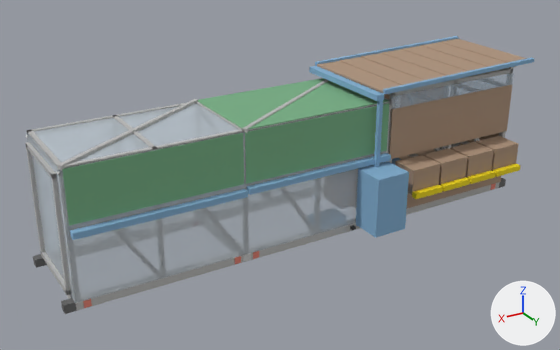
Before and after pictures for a commit that changed the glTF model gallinero_tractor.gltf.
Both versions are drawn from a camera (50 mm lens) standing at (4.71, 7.51, 4.44) and looking at (0.34, 0.23, 0.8). The lights are fixed; the arrows at lower right show +X, +Y and +Z. The picture after the commit comes second. Vertices at exactly the same position are counted once.

Objects in the first picture: 'Base__gris_plastimadera', 'Corral__gris_plastimadera', 'Corral__malla_gallinero', 'Dispositivos__pvc_azul', 'Forro__cafe_plastimadera', 'Nidos__cafe_plastimadera', 'Nidos__cajon_amarillo', 'Niebla__arpilla_verde', 'Niebla__pvc_azul', 'Techo__cafe_plastimadera', 'Techo__pvc_azul', 'Ventilación__malla_vent' and 5 more.
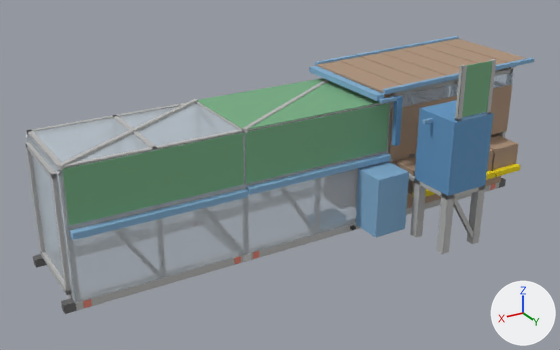
Location of each change, (x1, y1, x2, y2) in pixels of the pictures (560 x 350 px):
'Agua__tambo_azul', added (blue): after (391, 95, 493, 196)
'Agua__gris_plastimadera', added: after (409, 59, 496, 254)
'Techo__pvc_azul', reshaped (50% shorter): before (309, 36, 534, 167); after (309, 36, 534, 101)
'Agua__arpilla_verde', added (green): after (458, 60, 494, 117)
'Agua__pvc_azul', added: after (379, 96, 487, 124)
part 1 of me_techo__pvc_azul, deleted: before (374, 100, 383, 167)
'Forro__cafe_plastimadera', unchanged, covered by the edit: (354, 81, 512, 208) in both
'Nidos__cafe_plastimadera', unchanged, covered by the edit: (395, 136, 519, 194) in both
'Nidos__cajon_amarillo', unchanged, covered by the edit: before (412, 164, 521, 199); after (412, 164, 521, 197)

The change, as a diff of the scene's bpy script:
```diff
--- a/gallinero_tractor.gltf.py
+++ b/gallinero_tractor.gltf.py
@@ mat_agua__pvc_azul @@
+mat_agua__pvc_azul = principled_material('Agua__pvc_azul')
+mat_agua__pvc_azul.base_color = (0.227, 0.431, 0.647)  # blue #83afd2
+mat_agua__pvc_azul.roughness = 0.85
@@ mat_agua__tambo_azul @@
+mat_agua__tambo_azul = principled_material('Agua__tambo_azul')
+mat_agua__tambo_azul.base_color = (0.122, 0.306, 0.549)  # blue #6296c4
+mat_agua__tambo_azul.roughness = 0.85
@@ mat_agua__gris_plastimadera @@
+mat_agua__gris_plastimadera = principled_material('Agua__gris_plastimadera')
+mat_agua__gris_plastimadera.base_color = (0.478, 0.478, 0.471)  # grey #b8b8b7
+mat_agua__gris_plastimadera.roughness = 0.85
@@ mat_agua__arpilla_verde @@
+mat_agua__arpilla_verde = principled_material('Agua__arpilla_verde')
+mat_agua__arpilla_verde.base_color = (0.18, 0.42, 0.227)  # green #76ad83
+mat_agua__arpilla_verde.roughness = 0.85
@@ me_techo__pvc_azul @@
 # used by ob_techo__pvc_azul; location = (0.0, 0.0, 0.0)
-me_techo__pvc_azul.from_pydata(...)  # 32 vertices, 48 faces; spans x -3.22..-0.68, y -0.74..0.74, z 0.85..1.85
+me_techo__pvc_azul.from_pydata(...)  # 24 vertices, 36 faces; spans x -3.22..-0.68, y -0.74..0.74, z 1.68..1.85
+# me_techo__pvc_azul part 1: the loose piece of 8 vertices spanning x -0.76..-0.71, y 0.68..0.73, z 0.85..1.68 is deleted
 me_techo__pvc_azul.materials.append(mat_techo__pvc_azul)
@@ me_agua__pvc_azul @@
+me_agua__pvc_azul.from_pydata(...)  # a box spanning x -0.95..-0.71, y 0.72..0.77, z 1.66..1.7; a box spanning x -1.57..-1.09, y 1.55..1.63, z 1.63..1.66; a box spanning x -1.04..-0.92, y 1.25..1.29, z 1.53..1.57
+me_agua__pvc_azul.materials.append(mat_agua__pvc_azul)  # blue #83afd2
@@ me_agua__tambo_azul @@
+me_agua__tambo_azul.from_pydata(...)  # a box spanning x -1.0..-0.93, y 0.72..0.79, z 1.1..1.7; a box spanning x -1.62..-1.04, y 1.05..1.63, z 0.75..1.63
+me_agua__tambo_azul.materials.append(mat_agua__tambo_azul)  # blue #6296c4
@@ me_agua__gris_plastimadera @@
+me_agua__gris_plastimadera.from_pydata(...)  # 88 vertices, 156 faces; spans x -1.62..-1.04, y 0.6..1.63, z 0.0..2.25
+me_agua__gris_plastimadera.materials.append(mat_agua__gris_plastimadera)  # grey #b8b8b7
@@ me_agua__arpilla_verde @@
+me_agua__arpilla_verde.from_pydata(...)  # a box spanning x -1.57..-1.09, y 1.615..1.625, z 1.67..2.25
+me_agua__arpilla_verde.materials.append(mat_agua__arpilla_verde)  # green #76ad83
@@ ob_agua__pvc_azul @@
+ob_agua__pvc_azul = bpy.data.objects.new('Agua__pvc_azul', me_agua__pvc_azul)
+ob_agua__pvc_azul.location = (0.0, 0.0, 0.0)
@@ ob_agua__tambo_azul @@
+ob_agua__tambo_azul = bpy.data.objects.new('Agua__tambo_azul', me_agua__tambo_azul)
+ob_agua__tambo_azul.location = (0.0, 0.0, 0.0)
@@ ob_agua__gris_plastimadera @@
+ob_agua__gris_plastimadera = bpy.data.objects.new('Agua__gris_plastimadera', me_agua__gris_plastimadera)
+ob_agua__gris_plastimadera.location = (0.0, 0.0, 0.0)
@@ ob_agua__arpilla_verde @@
+ob_agua__arpilla_verde = bpy.data.objects.new('Agua__arpilla_verde', me_agua__arpilla_verde)
+ob_agua__arpilla_verde.location = (0.0, 0.0, 0.0)
```
